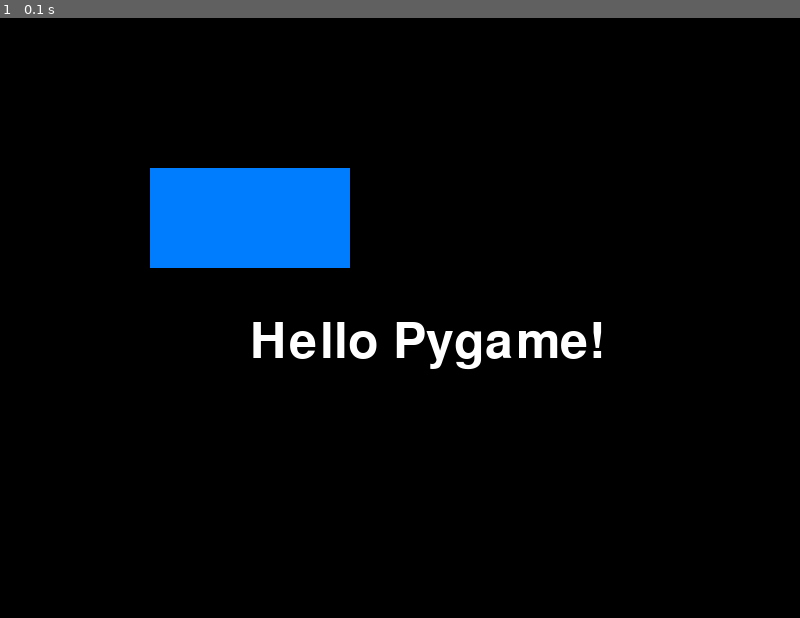
Above: before the commit, frame 1.
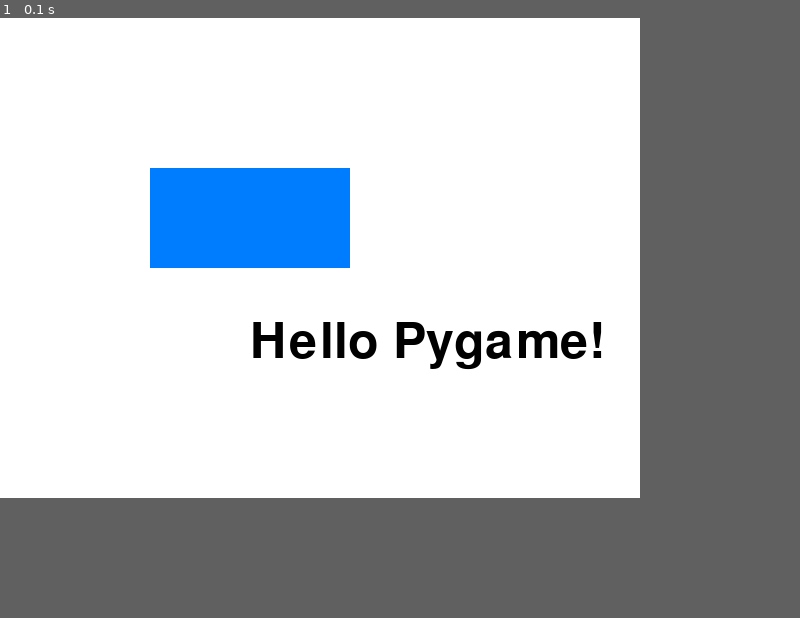
Above: after the commit, the same moment.

Repository: surt1yo/Python
Game: pygame game, started from pygame/pygame2/afterclass.py
The game is run twice, just before and just after one commit, with the same random seed, the same clock (stepped at 60 frames per second) and the same inputs.
Inputs:
- Up to frame 1 (0.1 s): no input
The window is 800x600 before the commit and 640x480 after it. Grey fills any space a smaller window leaves; there, only what the larger window draws over its background counts as a difference.

The runs differ from the first frame. In frame 1, 60% of the frame differs, in the area x 0-80%, y 0-80%.

Commit message:
initial commit

Diff:
--- a/pygame/pygame2/afterclass.py
+++ b/pygame/pygame2/afterclass.py
@@ -3,11 +3,11 @@
 import pygame
 import random
 pygame.init()
-screen=pygame.display.set_mode((800,600))
-pygame.display.set_caption("Game Screen with Rectangle and Text")
-bg_color=(0,0,0)
+screen=pygame.display.set_mode((640,480))
+pygame.display.set_caption("My first game screen")
+bg_color=(255,255,255)
 rect_color=(0,125,255)
-font_color=(255,255,255)
+font_color=(0,0,0)
 font=pygame.font.Font(None,74)
 done=False
 while not done:
